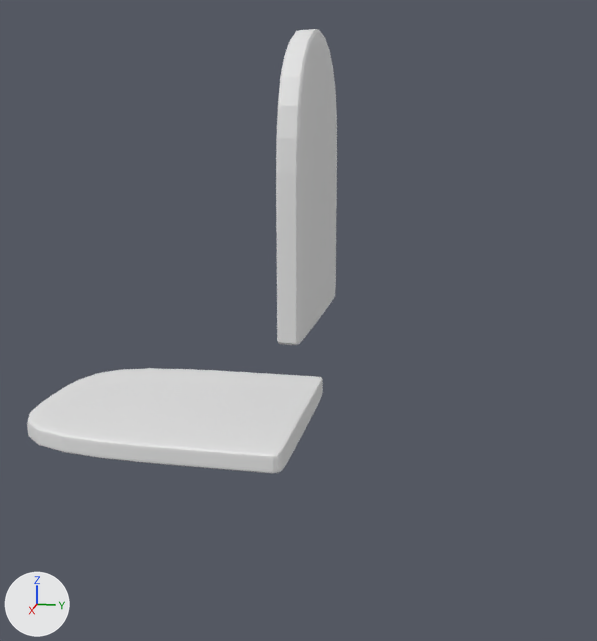
The Blender file rckng_chr.blend as it was, and as the next commit left it.
Before and after are seen from a camera (50 mm lens) standing at (6.65, 2.13, 2.54) and looking at (0.0, 0.8, 0.88). Arrows for +X, +Y and +Z are at lower left; the lights stay in place.

Objects in the first picture: 'encosto && assento'.
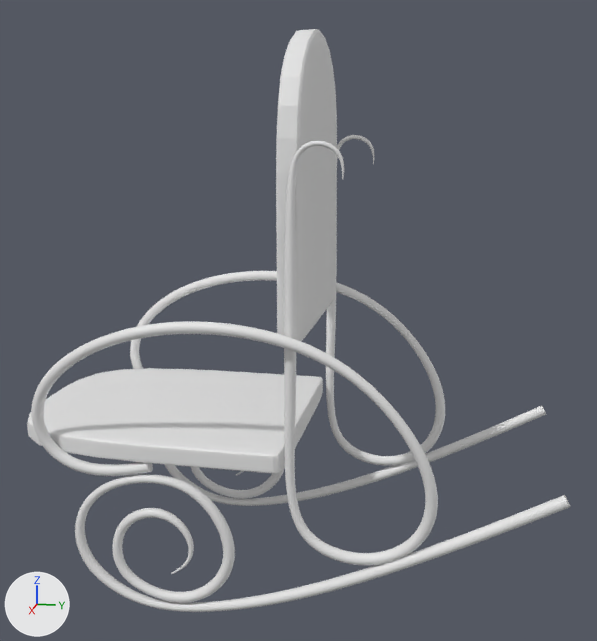
Where the change shows, as pixel boxes (x1, y1, x2, y2) in the pictures (597 x 641 px):
'NurbsPath', now drawn: after (31, 135, 570, 612)

Patch to the scene script:
```diff
--- a/rckng_chr.blend.py
+++ b/rckng_chr.blend.py
@@ cu_nurbspath_001 @@
 cu_nurbspath_001.dimensions = '3D'
-_sp = cu_nurbspath_001.splines.new('NURBS'); _sp.points.add(18)
-_sp.points.foreach_set('co', [-0.95, 1.31, 2.153, 1.0, -0.95, 1.285, 2.331, 1.0, -0.95, 1.177, 2.379, 1.0, -0.95, 1.002, 2.394, 1.0, -0.95, 0.899, 2.157, 1.0, -0.95, 0.899, 1.343, 1.0, -0.95, 0.899, 0.343, 1.0, -0.95, 0.899, -0.398, 1.0, -0.95, 1.141, -0.713, 1.0, -0.95, 1.593, -0.771, 1.0, -0.95, 1.96, -0.462, 1.0, -1.011, 1.994, 0.0392, 1.0, -1.047, 1.609, 0.599, 1.0, -1.047, 0.991, 1.042, 1.0, -1.047, -0.337, 1.058, 1.0, -1.047, -1.198, 0.49, 1.0, -0.95, -1.131, -0.0527, 1.0, -0.95, -0.688, -0.186, 1.0, -0.95, -0.204, -0.136, 1.0])
+_sp = cu_nurbspath_001.splines.new('NURBS'); _sp.points.add(19)
+_sp.points.foreach_set('co', [-0.95, 1.301, 2.126, 1.0, -0.95, 1.319, 2.287, 1.0, -0.95, 1.19, 2.395, 1.0, -0.95, 1.017, 2.371, 1.0, -0.95, 0.952, 2.237, 1.0, -0.95, 0.932, 2.077, 1.0, -0.95, 0.932, 1.343, 1.0, -0.95, 0.932, 0.343, 1.0, -0.95, 0.899, -0.398, 1.0, -0.95, 1.103, -0.711, 1.0, -0.95, 1.597, -0.797, 1.0, -0.95, 1.998, -0.528, 1.0, -1.011, 2.051, -0.00967, 1.0, -1.047, 1.66, 0.605, 1.0, -1.047, 1.021, 1.071, 1.0, -1.047, -0.291, 1.121, 1.0, -1.047, -1.245, 0.512, 1.0, -0.95, -1.152, -0.0591, 1.0, -0.95, -0.72, -0.269, 1.0, -0.95, -0.195, -0.117, 1.0])
+_sp.points.foreach_set('radius', [0.0548, 0.345, 0.409, 0.388, 0.371, 0.689, 1.0, 1.0, 0.627, 1.0, 1.0, 1.0, 1.0, 0.712, 1.0, 1.0, 1.0, 1.0, 1.0, 1.0])
 _sp.order_u = 5
@@ cu_nurbspath_001 @@
 _sp = cu_nurbspath_001.splines.new('NURBS'); _sp.points.add(19)
-_sp.points.foreach_set('co', [-0.962, -0.0388, -1.043, 1.0, -0.962, 0.223, -0.858, 1.0, -0.962, 0.0208, -0.5, 1.0, -0.962, -0.355, -0.542, 1.0, -0.962, -0.515, -0.792, 1.0, -0.962, -0.468, -1.025, 1.0, -0.962, -0.194, -1.186, 1.0, -0.962, 0.182, -1.251, 1.0, -0.962, 0.563, -0.846, 1.0, -0.962, 0.295, -0.328, 1.0, -0.962, -0.0745, -0.209, 1.0, -0.962, -0.515, -0.268, 1.0, -0.962, -0.819, -0.578, 1.0, -0.962, -0.807, -0.959, 1.0, -0.962, -0.545, -1.227, 1.0, -0.962, -0.134, -1.388, 1.0, -0.962, 0.531, -1.245, 1.0, -0.962, 1.118, -1.024, 1.0, -0.962, 2.016, -0.583, 1.0, -0.962, 2.913, -0.142, 1.0])
+_sp.points.foreach_set('co', [-0.962, -0.0462, -1.028, 1.0, -0.962, 0.232, -0.883, 1.0, -0.962, 0.0532, -0.411, 1.0, -0.962, -0.415, -0.499, 1.0, -0.962, -0.532, -0.813, 1.0, -0.962, -0.492, -1.081, 1.0, -0.962, -0.206, -1.248, 1.0, -0.962, 0.199, -1.278, 1.0, -0.962, 0.563, -0.846, 1.0, -0.962, 0.295, -0.328, 1.0, -0.962, -0.0337, -0.175, 1.0, -0.962, -0.541, -0.241, 1.0, -0.962, -0.854, -0.549, 1.0, -0.962, -0.838, -0.971, 1.0, -0.962, -0.545, -1.227, 1.0, -0.962, -0.134, -1.388, 1.0, -0.962, 0.531, -1.245, 1.0, -0.962, 1.149, -1.055, 1.0, -0.962, 2.047, -0.614, 1.0, -0.962, 2.943, -0.108, 1.0])
+_sp.points.foreach_set('radius', [0.123, 0.377, 0.86, 0.859, 0.845, 0.912, 0.827, 1.0, 1.0, 1.0, 0.69, 0.709, 0.745, 1.0, 1.0, 0.594, 1.0, 1.0, 1.0, 1.0])
 _sp.order_u = 5
@@ cu_nurbspath_001 @@
 cu_nurbspath_001.use_path = True
+cu_nurbspath_001.bevel_profile.use_clip = True
+cu_nurbspath_001.bevel_resolution = 0
+cu_nurbspath_001.bevel_depth = 0.07
 cu_nurbspath_001.fill_mode = 'FULL'
+cu_nurbspath_001.use_fill_caps = True
@@ ob_nurbspath @@
 ob_nurbspath.location = (0.0, 0.0, 0.0)
+_m = ob_nurbspath.modifiers.new('Subdivision', 'SUBSURF')
+_m.levels = 2
+_m = ob_nurbspath.modifiers.new('Mirror', 'MIRROR')
```
